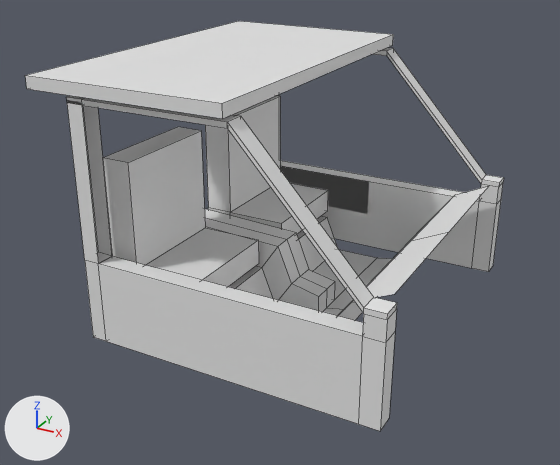
What one commit did to the FBX model SourceAssets/Vehicles/ElpWhip/ElpWhip_Mesh.fbx.
The view is the same before and after, from a camera (50 mm lens) standing at (10.95, -15.81, 8.06) and looking at (2.62, -0.66, 0.48). Arrows for +X, +Y and +Z are at lower left; the lights stay in place. The picture after the commit comes second. Mesh edges are drawn as thin lines.
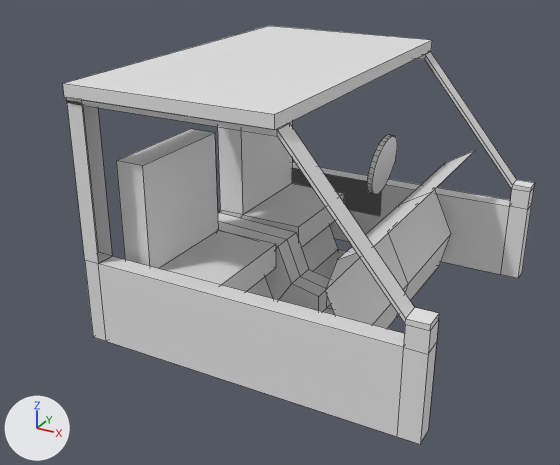
What changed in the scene script:
```text
Change me_cube:
    used by ob_cube; location = (0.0, 0.0, 0.0)
    remove me_cube.from_pydata(...)  # 181 vertices, 166 faces; spans x -1.47..6.75, y -4.24..4.24, z -1.89..4.56
    add me_cube.from_pydata(...)  # 248 vertices, 202 faces; spans x -1.0..7.55, y -4.24..4.24, z -1.89..4.51
    me_cube part 1: a new loose piece of 64 vertices spanning x 3.89..4.25, y 1.4..2.97, z 0.81..2.39, in mat_material (white #e7e7e7)
    me_cube part 2
    2 faces are deleted
    16 vertices in x -0.35..0.35, y -3.37..3.48, z 0.1..2.69 move by (0.39, 0.0, 0.0)
    16 vertices in x 6.75, y -4.13..4.21, z -1.52..1.09 move by (0.8, 0.0, 0.0)
    16 vertices in x 6.28, y -4.13..4.21, z -1.52..1.09 move by (0.81, 0.0, 0.0)
    8 vertices in x 1.95, y -3.37..3.48, z -0.55..0.1 move by (0.5, 0.0, 0.0)
    8 vertices in x 3.43, y -4.13..4.21, z 4.08..4.2 move by (1.05, 0.0, 0.0)
    3 vertices in x 4.62, y -3.34..3.41, z -1.49 move by (0.83, 0.0, 0.0)
    17 vertices move from x -1.47..6.57, y -4.24..4.24, z -0.46..4.56 to x -0.44..6.11, y -4.24..4.24, z -0.46..4.51
    3 vertices are added at (5.36, -3.34, 1.51), (5.36, 3.41, 1.51), (5.36, 0.03, 1.51)
    4 new faces join them
```

Location of each change, (x1, y1, x2, y2) in pixels of the pictures (560 x 465 px; the box of a moved part takes in the faces that stretch with it):
'Cube', reshaped
    before: (25, 21, 504, 431)
    after: (63, 26, 535, 444)
part 1 of me_cube, added
    after: (367, 135, 397, 195)
part 2 of me_cube, moved or reshaped
    before: (25, 21, 504, 431)
    after: (63, 26, 535, 444)
